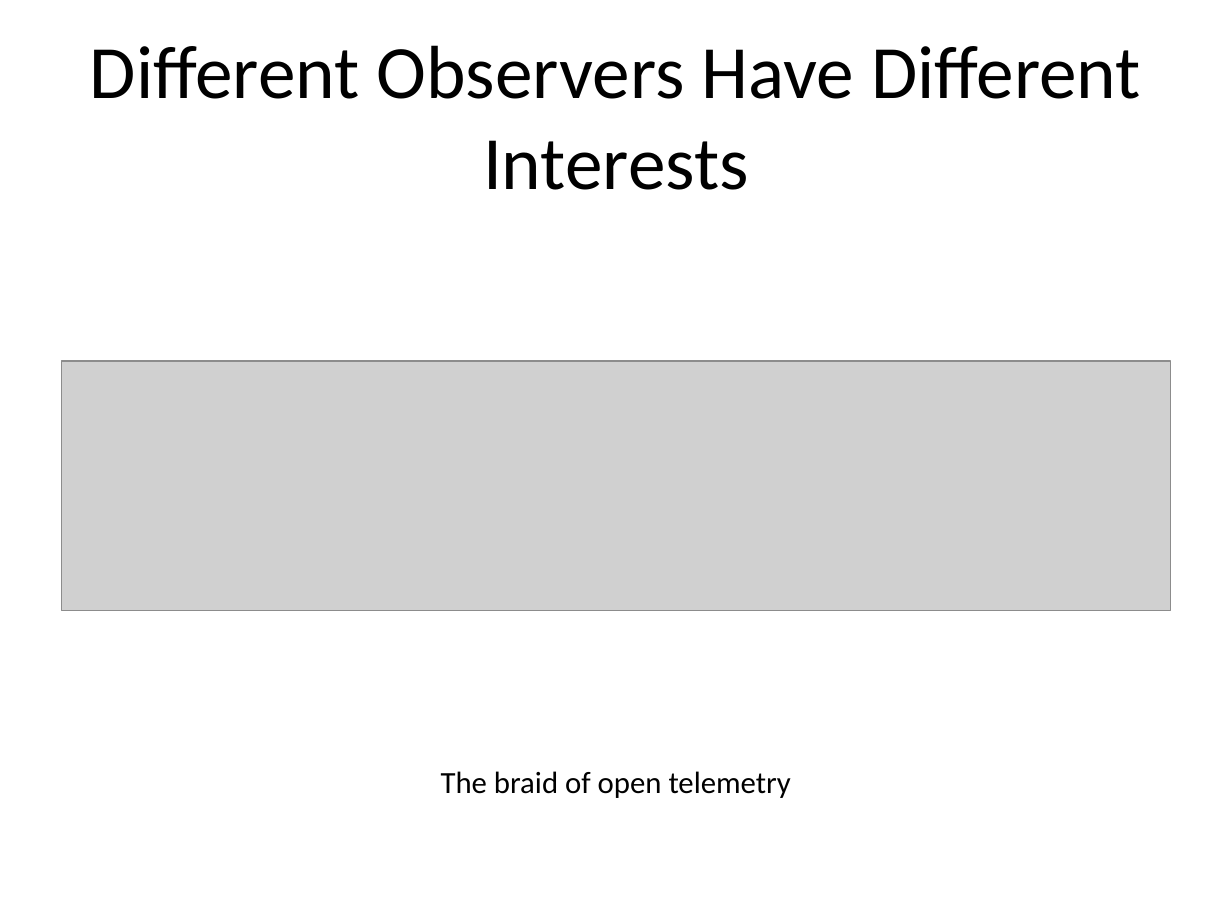
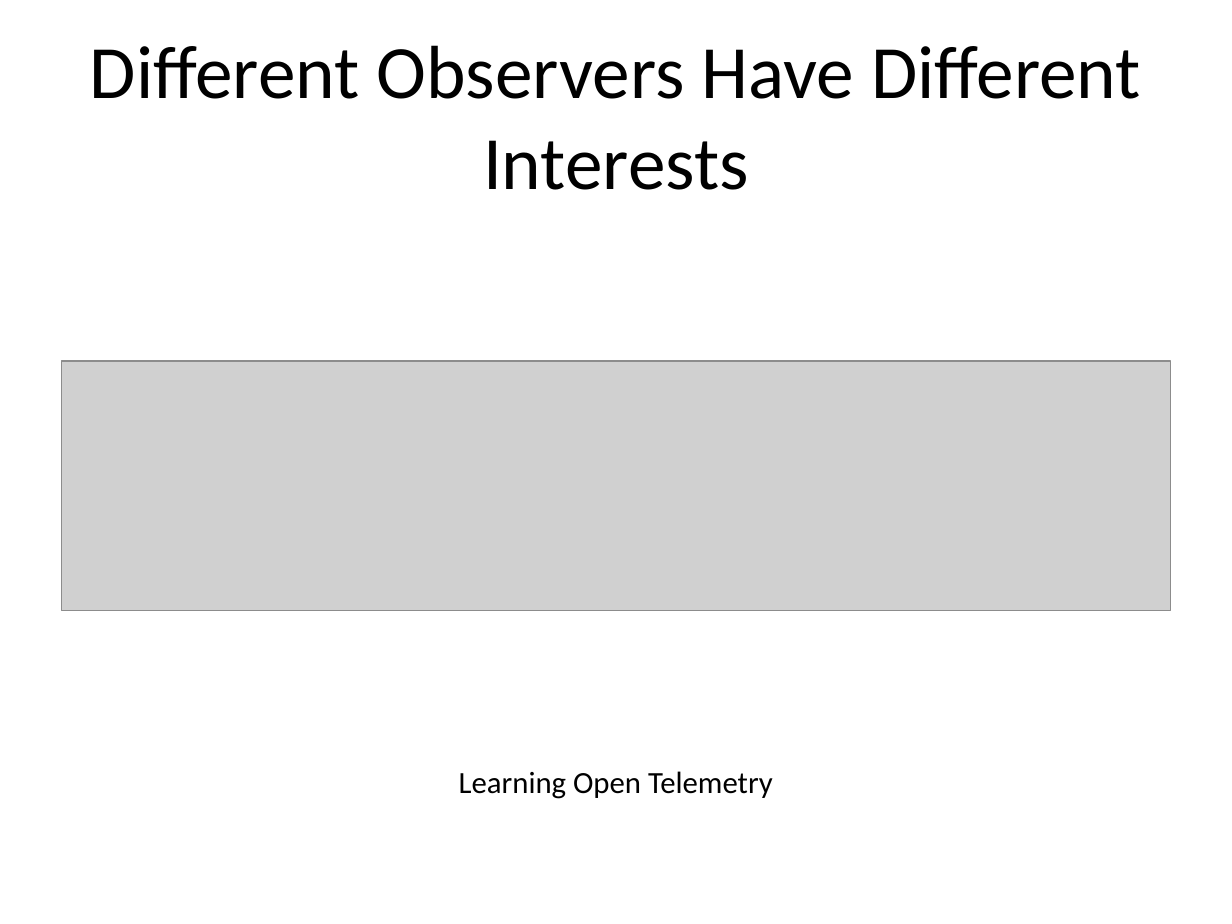
Before and after one commit to rhildred/INFO8985, a slide deck: slide 12 of observability/slides.pptx. Drawn at 1232x924 pixels with LibreOffice and Linux fonts; fonts in the diff are those of the drawing; grey boxes stand for pictures. Boxes give left, top, right and bottom in pixels: in the first picture for what was removed or moved away, otherwise in the second. Text is boxed around its words. In the diff, an @@ line names an element or a change of style, - is before the commit and + after.

```diff
--- a/observability/slides.pptx
+++ b/observability/slides.pptx
@@ text at bbox=[459, 771, 773, 799]: text changed @@
-The braid of open telemetry
+Learning Open Telemetry
```
Also in this commit, not shown: 4 other slides changed, 7 slides added, 17 other files.
